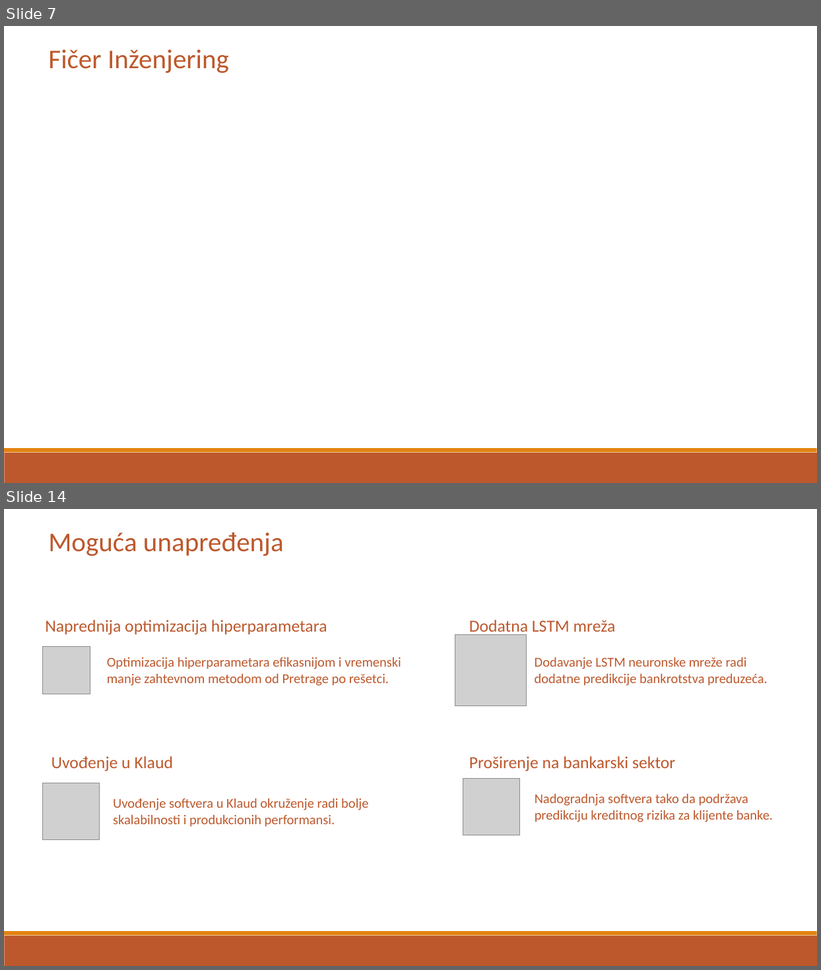
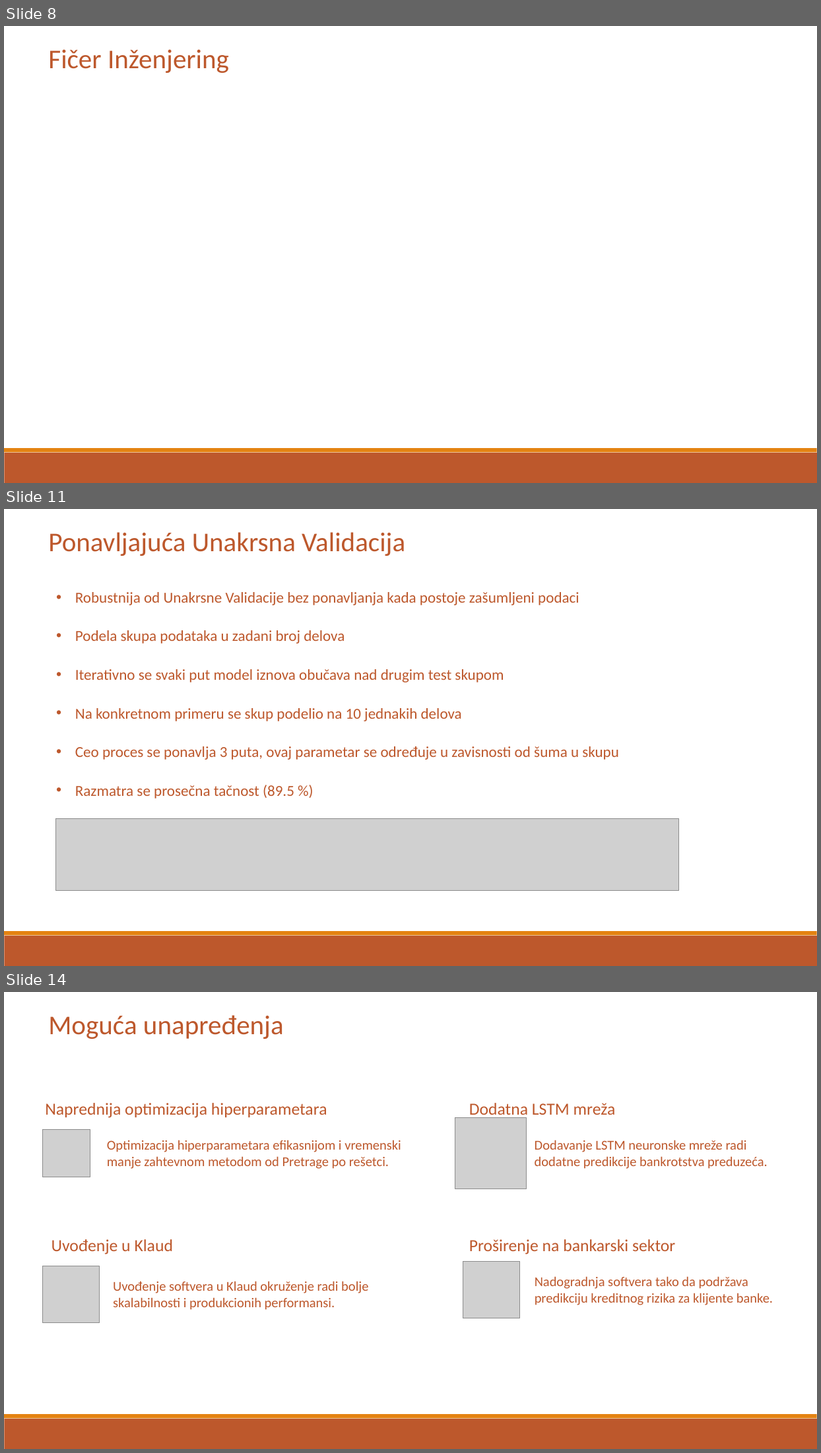
Before and after one commit to Toma1997/Credit-Risk-Prediction-in-Distribution-Network, a slide deck: docs/Prezentacija diplomskog rada.pptx. Shown one above the other, each under a label of ours: slides 7 and 14 before the commit, slides 8, 11 and 14 after it; the slides between them are not shown. The pictures are 821x970 and 821x1453 pixels, drawn with LibreOffice and Linux fonts; fonts in the diff are those of the drawing; grey boxes stand for pictures. Boxes give left, top, right and bottom in pixels: in the first picture for what was removed or moved away, otherwise in the second. Text is boxed around its words. In the diff, an @@ line names an element or a change of style, - is before the commit and + after.

```diff
--- a/docs/Prezentacija diplomskog rada.pptx
+++ b/docs/Prezentacija diplomskog rada.pptx
@@ slide 11 added at (4, 509, 817, 966), background #FFFFFF; not listed: 2 template elements that a slide beside it also shows @@
@@ text added at (48, 532, 405, 556), 32 pt, text #BD582C @@
+Ponavljajuća Unakrsna Validacija
@@ text added at (75, 592, 619, 799), 18 pt, text #BD582C @@
+• Robustnija od Unakrsne Validacije bez ponavljanja kada postoje zašumljeni podaci
+• Podela skupa podataka u zadani broj delova
+• Iterativno se svaki put model iznova obučava nad drugim test skupom
+• Na konkretnom primeru se skup podelio na 10 jednakih delova
+• Ceo proces se ponavlja 3 puta, ovaj parametar se određuje u zavisnosti od šuma u skupu
+• Razmatra se prosečna tačnost (89.5 %)
@@ picture added at (56, 819, 679, 891) @@
@@ what was slide 7 is now slide 8 @@
```
Also in this commit, not shown: 6 slides changed, 3 other slides added, 4 slides removed, 2 other files.
